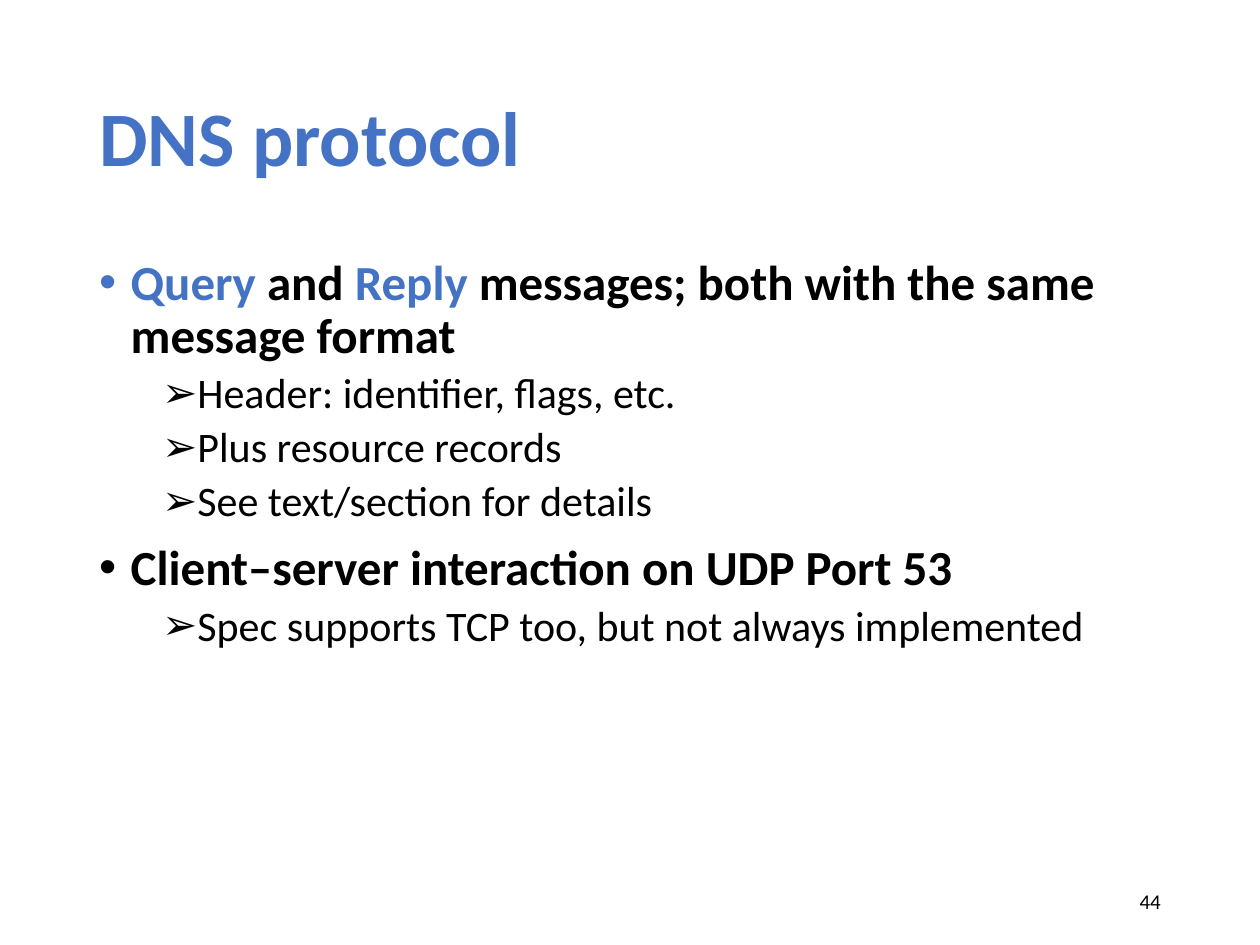
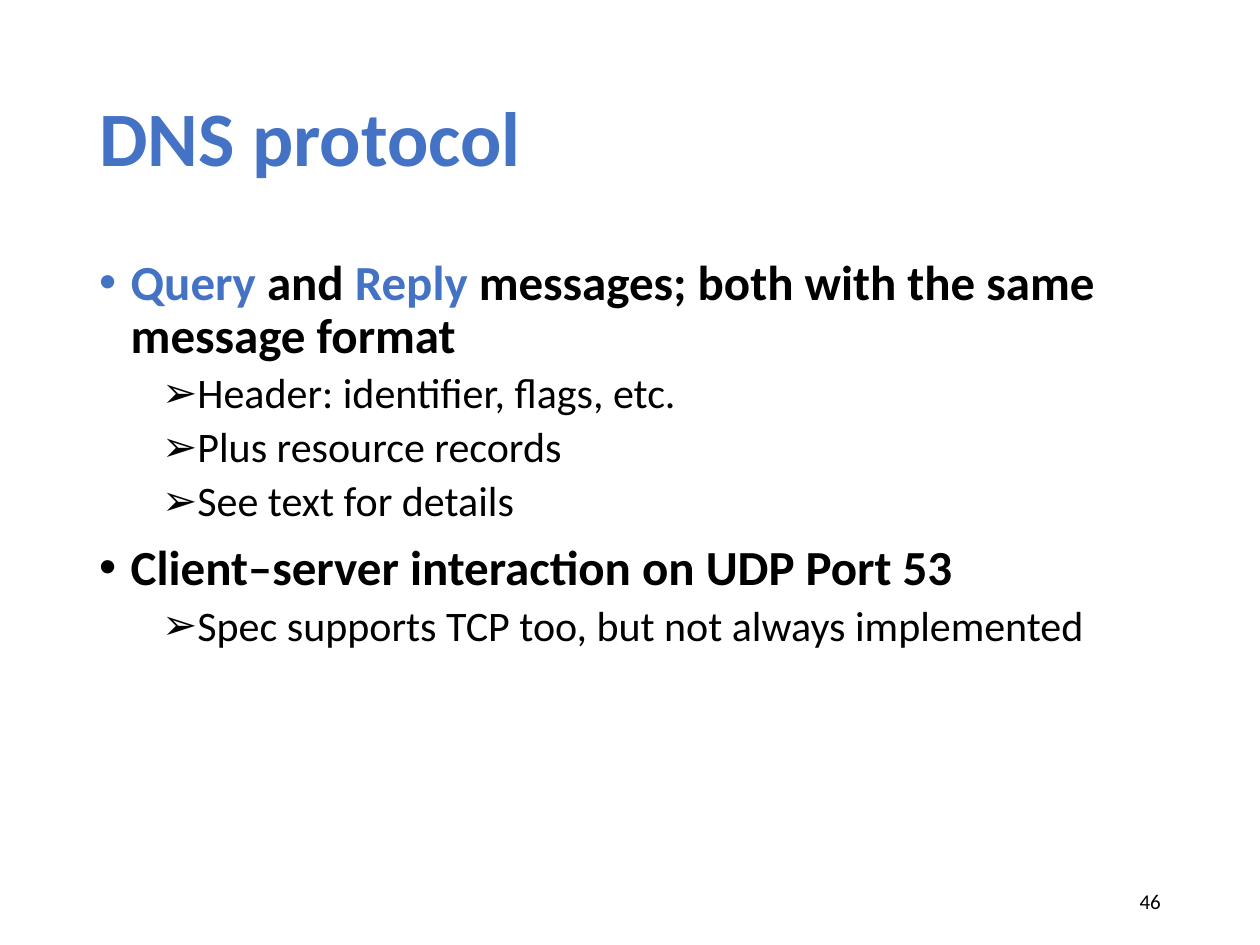
Before and after one commit to xinjin/course-net, a slide deck: slide 46 of slides/lec05_cdn.pptx (slide 44 before the commit). Drawn at 1260x945 pixels with LibreOffice and Linux fonts; fonts in the diff are those of the drawing. Boxes give left, top, right and bottom in pixels: in the first picture for what was removed or moved away, otherwise in the second. Text is boxed around its words. In the diff, an @@ line names an element or a change of style, - is before the commit and + after.

```diff
--- a/slides/lec05_cdn.pptx
+++ b/slides/lec05_cdn.pptx
@@ text at (x1=197, y1=486, x2=514, y2=517): text changed @@
-  ➢ See text/section for details
+  ➢ See text for details
@@ page number at (x1=1140, y1=894, x2=1161, y2=909): text changed @@
-44
+46
```
Also in this commit, not shown: 6 other slides changed, 2 slides added, 3 other files.
